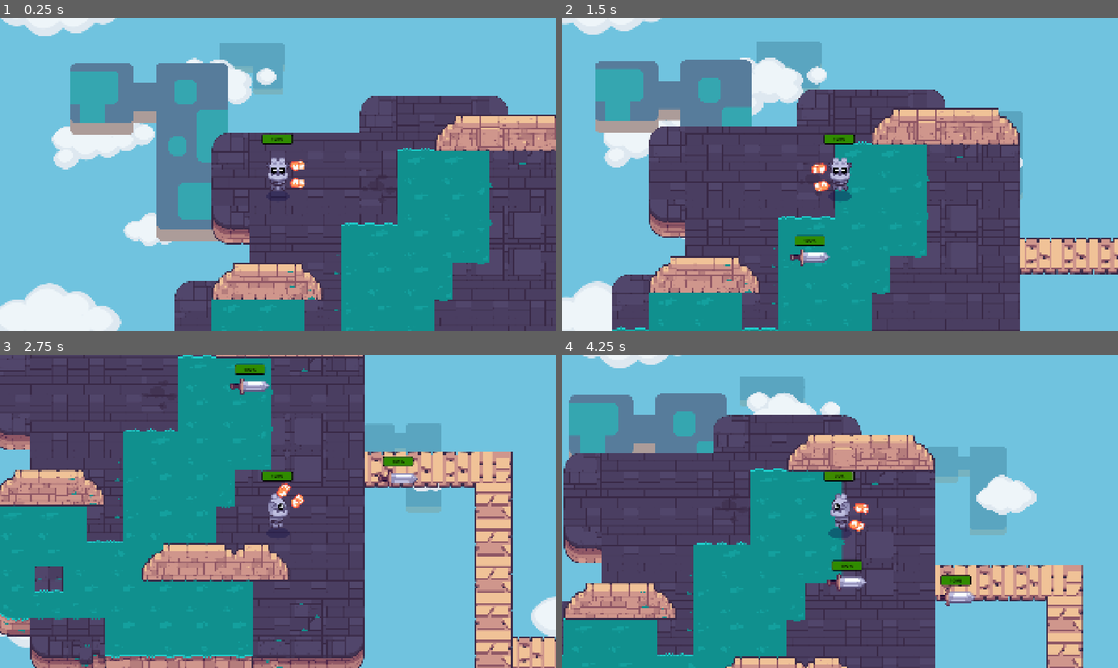
Above: before the commit, frames 1-4 (two rows, left to right).
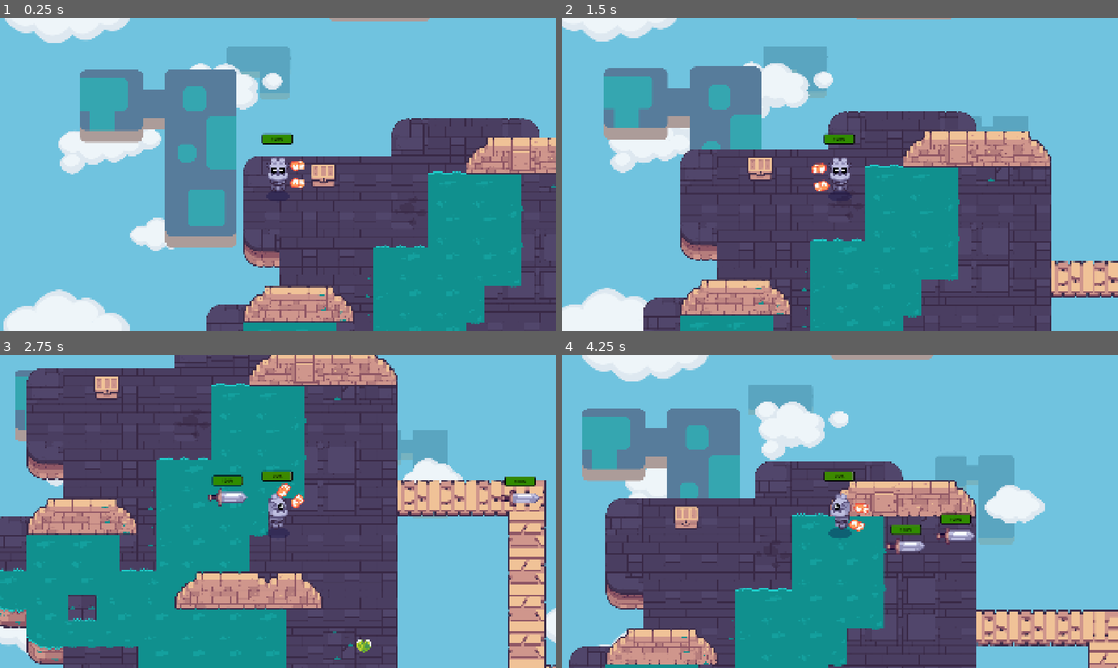
Above: after the commit, the same moments.

Repository: iFryTheReal/GDQuestTweenStick
Game: Godot game, scene res://levels/level_1.tscn
The game is run twice, just before and just after one commit, with the same random seed, the same clock (stepped at 60 frames per second) and the same inputs. The project has no main scene, so this scene is started directly. Sound files missing from this copy of the repository are replaced by a short silence.
Inputs (mouse positions are in pixels of both pictures, inside the frame that each line leads up to):
- Up to frame 1 (0.25 s): no input
- Up to frame 2 (1.5 s): tap Enter at 0.5 s; move the mouse to (962, 158) at 0.52 s; hold D (move_right) 0.53-1.28 s; hold E (interact) 0.53-1.28 s; click (962, 158) at 0.67 s; move the mouse to (728, 190) at 1.27 s; hold S (move_down) from 1.28 s (still down); tap E (interact) at 1.35 s
- Up to frame 3 (2.75 s): move the mouse to (333, 442) at 2.02 s; release S (move_down) at 2.03 s; hold D (move_right) from 2.03 s (still down); hold Space (shoot) from 2.03 s (still down); tap E (interact) at 2.3 s
- Up to frame 4 (4.25 s): move the mouse to (812, 574) at 2.77 s; release D (move_right) at 2.78 s; release Space (shoot) at 2.78 s; hold W (move_up) 2.78-3.53 s; tap Z at 2.85 s; click (812, 574) at 2.92 s; tap E (interact) at 3.05 s; move the mouse to (1006, 558) at 3.52 s; hold A (move_left) from 3.53 s (still down); hold E (interact) from 3.53 s (still down)

The runs differ from the first frame. In frame 1, 33% of the frame differs, in the area x 0-100%, y 0-100%; in frame 2, 37%; in frame 3, 50%; in frame 4, 51%.

Commit message:
Fix pickable item position after opening chest

Diff:
--- a/levels/level_1.tscn
+++ b/levels/level_1.tscn
@@ -7,8 +7,13 @@
 [ext_resource type="PackedScene" uid="uid://c0i2gypp2yyrp" path="res://mobs/mob.tscn" id="4_3sk1a"]
 [ext_resource type="PackedScene" uid="uid://cq0mmphkbrvmm" path="res://levels/rooms/room_c.tscn" id="4_l53as"]
 [ext_resource type="PackedScene" uid="uid://diw0kp1e3livt" path="res://levels/rooms/room_d.tscn" id="5_3sk1a"]
+[ext_resource type="PackedScene" uid="uid://cnimbin4l3i2f" path="res://pickups/chest/chest.tscn" id="6_betor"]
 [ext_resource type="PackedScene" uid="uid://c3fl3stluv0gn" path="res://levels/bridges.tscn" id="7_3sk1a"]
+[ext_resource type="Script" uid="uid://cgh7p1ci7r8lw" path="res://pickups/item.gd" id="7_vjtdm"]
 [ext_resource type="PackedScene" uid="uid://dlxjrgals3rg2" path="res://levels/invisible_walls.tscn" id="8_08mmt"]
+[ext_resource type="Resource" uid="uid://bujx6gkg43vbt" path="res://pickups/healing_item.tres" id="8_bgw3c"]
+[ext_resource type="Resource" uid="uid://dk057pa144t3m" path="res://pickups/speed_item.tres" id="9_lrvbd"]
+[ext_resource type="PackedScene" uid="uid://di05o5yap3qja" path="res://pickups/pickup.tscn" id="12_oqlok"]
 
 [node name="Level 1" type="Node2D"]
 y_sort_enabled = true
@@ -16,7 +21,7 @@
 [node name="BackgroundBlueSky" parent="." instance=ExtResource("1_n46q3")]
 
 [node name="Player" parent="." instance=ExtResource("2_l53as")]
-position = Vector2(356, 399)
+position = Vector2(248, 320)
 collision_mask = 71
 
 [node name="RoomA" parent="." instance=ExtResource("2_btoec")]
@@ -28,14 +33,51 @@
 [node name="Mob2" parent="RoomA" instance=ExtResource("4_3sk1a")]
 position = Vector2(824, 1182)
 
+[node name="Mob6" parent="RoomA" instance=ExtResource("4_3sk1a")]
+position = Vector2(3264, 1344)
+
+[node name="Mob7" parent="RoomA" instance=ExtResource("4_3sk1a")]
+position = Vector2(3712, 745)
+
+[node name="Chest" parent="RoomA" instance=ExtResource("6_betor")]
+position = Vector2(405, 192)
+possible_items = Array[ExtResource("7_vjtdm")]([ExtResource("8_bgw3c"), ExtResource("9_lrvbd")])
+
 [node name="RoomB" parent="." instance=ExtResource("3_gwceb")]
 position = Vector2(2688, 768)
+
+[node name="Chest2" parent="RoomB" instance=ExtResource("6_betor")]
+position = Vector2(768, 384)
+possible_items = Array[ExtResource("7_vjtdm")]([ExtResource("8_bgw3c"), ExtResource("9_lrvbd")])
 
 [node name="RoomC" parent="." instance=ExtResource("4_l53as")]
 position = Vector2(1024, -2112)
 
+[node name="Mob5" parent="RoomC" instance=ExtResource("4_3sk1a")]
+position = Vector2(512, 576)
+
+[node name="Mob6" parent="RoomC" instance=ExtResource("4_3sk1a")]
+position = Vector2(704, 576)
+
+[node name="Mob7" parent="RoomC" instance=ExtResource("4_3sk1a")]
+position = Vector2(901, 576)
+
 [node name="RoomD" parent="." instance=ExtResource("5_3sk1a")]
 position = Vector2(-512, 2372)
+
+[node name="Pickup" parent="RoomD" instance=ExtResource("12_oqlok")]
+position = Vector2(1805, -1156)
+item = ExtResource("8_bgw3c")
+
+[node name="Chest" parent="RoomD" instance=ExtResource("6_betor")]
+position = Vector2(896, 1340)
+possible_items = Array[ExtResource("7_vjtdm")]([ExtResource("9_lrvbd"), ExtResource("8_bgw3c")])
+
+[node name="Mob3" parent="RoomD" instance=ExtResource("4_3sk1a")]
+position = Vector2(828, 636)
+
+[node name="Mob4" parent="RoomD" instance=ExtResource("4_3sk1a")]
+position = Vector2(512, 1040)
 
 [node name="Bridges" parent="." instance=ExtResource("7_3sk1a")]
 tile_map_data = PackedByteArray("AAACABIAAAAEAAEAAAACABEAAAADAAEAAAACABAAAAADAAEAAAACAA8AAAABAAAAAAADAA8AAAAAAAEAAAAEAA …(928 unchanged characters)…
--- a/pickups/chest/chest.gd
+++ b/pickups/chest/chest.gd
@@ -32,11 +32,10 @@
 	_animation_player.play("opening")
 	var pickup_item: Pickup = pickup_scene.instantiate()
 	pickup_item.item = possible_items.pick_random()
-	pickup_item.global_position = global_position
 	var spawn_angle: float = randf_range(0.0, 2 * PI)
 	var spawn_distance: float = randf_range(min_spawn_distance, max_spawn_distance)
-	pickup_item.position = position + Vector2.RIGHT.rotated(spawn_angle) * spawn_distance
-	get_tree().root.add_child(pickup_item)
+	var land_position: Vector2 = Vector2.RIGHT.rotated(spawn_angle) * spawn_distance
+	add_child(pickup_item)
 
 	const FLIGHT_TIME := 0.4
 	const HALF_FLIGHT_TIME := FLIGHT_TIME / 2.0
@@ -45,15 +44,15 @@
 	tween.set_parallel()
 	pickup_item.scale = Vector2(0.25, 0.25)
 	tween.tween_property(pickup_item, "scale", Vector2(1.0, 1.0), HALF_FLIGHT_TIME)
-	tween.tween_property(pickup_item, "position:x", pickup_item.position.x, FLIGHT_TIME)
+	tween.tween_property(pickup_item, "position:x", land_position.x, FLIGHT_TIME)
 
 	tween = create_tween()
 	tween.set_trans(Tween.TRANS_QUAD)
 	tween.set_ease(Tween.EASE_OUT)
 	var jump_height := randf_range(30.0, 80.0)
-	tween.tween_property(pickup_item, "position:y", pickup_item.position.y - jump_height, HALF_FLIGHT_TIME)
+	tween.tween_property(pickup_item, "position:y", land_position.y - jump_height, HALF_FLIGHT_TIME)
 	tween.set_ease(Tween.EASE_IN)
-	tween.tween_property(pickup_item, "position:y", pickup_item.position.y, HALF_FLIGHT_TIME)
+	tween.tween_property(pickup_item, "position:y", land_position.y, HALF_FLIGHT_TIME)
 
 func _get_configuration_warnings() -> PackedStringArray:
 	return ["\"possible_items\" array is empty"] if possible_items.is_empty() else []
--- a/pickups/chest/chest.tscn
+++ b/pickups/chest/chest.tscn
@@ -6,6 +6,33 @@
 
 [sub_resource type="CircleShape2D" id="CircleShape2D_lnm3d"]
 radius = 120.0
+
+[sub_resource type="Animation" id="Animation_lnm3d"]
+length = 0.001
+tracks/0/type = "value"
+tracks/0/imported = false
+tracks/0/enabled = true
+tracks/0/path = NodePath("Top:position")
+tracks/0/interp = 1
+tracks/0/loop_wrap = true
+tracks/0/keys = {
+"times": PackedFloat32Array(0),
+"transitions": PackedFloat32Array(1),
+"update": 0,
+"values": [Vector2(0, -7)]
+}
+tracks/1/type = "value"
+tracks/1/imported = false
+tracks/1/enabled = true
+tracks/1/path = NodePath("Top:rotation")
+tracks/1/interp = 1
+tracks/1/loop_wrap = true
+tracks/1/keys = {
+"times": PackedFloat32Array(0),
+"transitions": PackedFloat32Array(1),
+"update": 0,
+"values": [0.0]
+}
 
 [sub_resource type="Animation" id="Animation_6c0c5"]
 resource_name = "opening"
@@ -35,33 +62,6 @@
 "values": [0.0, 0.50265485]
 }
 
-[sub_resource type="Animation" id="Animation_lnm3d"]
-length = 0.001
-tracks/0/type = "value"
-tracks/0/imported = false
-tracks/0/enabled = true
-tracks/0/path = NodePath("Top:position")
-tracks/0/interp = 1
-tracks/0/loop_wrap = true
-tracks/0/keys = {
-"times": PackedFloat32Array(0),
-"transitions": PackedFloat32Array(1),
-"update": 0,
-"values": [Vector2(0, -7)]
-}
-tracks/1/type = "value"
-tracks/1/imported = false
-tracks/1/enabled = true
-tracks/1/path = NodePath("Top:rotation")
-tracks/1/interp = 1
-tracks/1/loop_wrap = true
-tracks/1/keys = {
-"times": PackedFloat32Array(0),
-"transitions": PackedFloat32Array(1),
-"update": 0,
-"values": [0.0]
-}
-
 [sub_resource type="AnimationLibrary" id="AnimationLibrary_lnm3d"]
 _data = {
 &"RESET": SubResource("Animation_lnm3d"),
Not shown: 1 places in levels/level_1.tscn that only renumber resources
